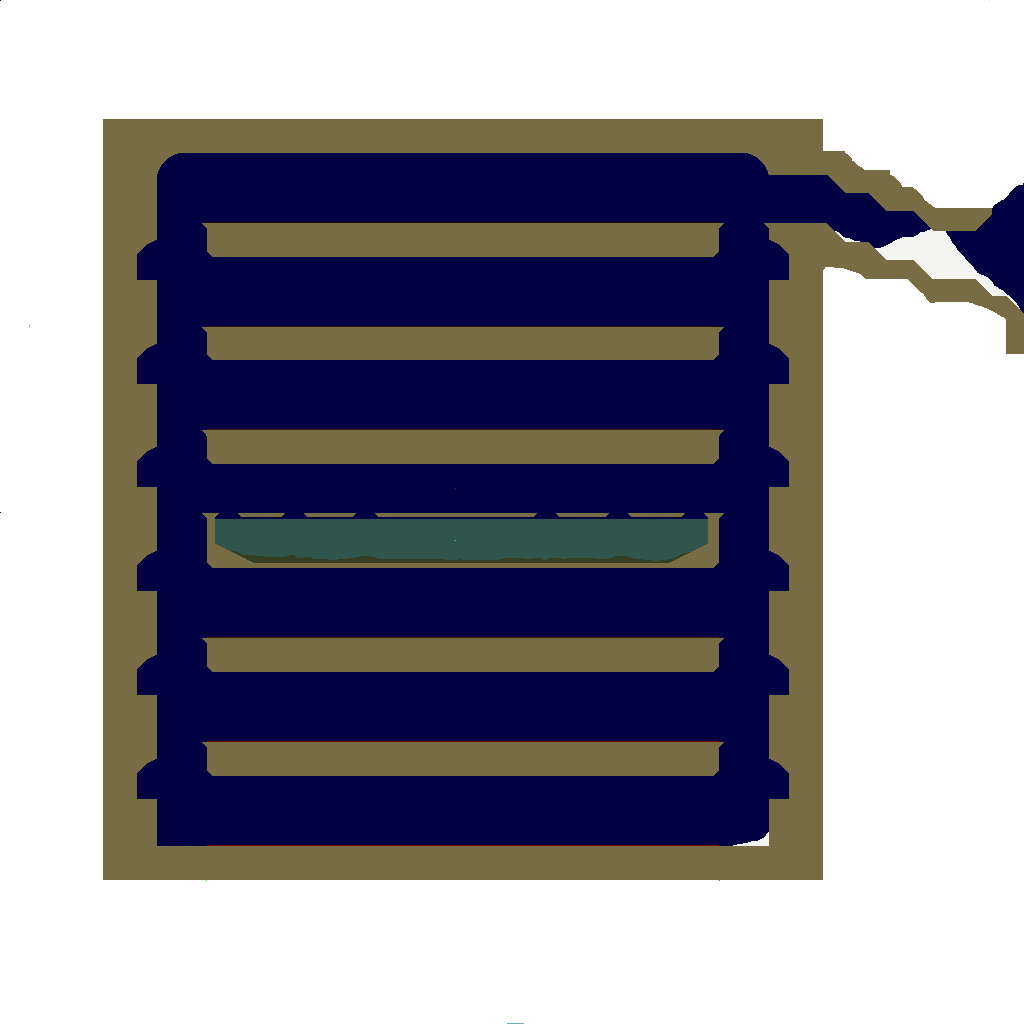
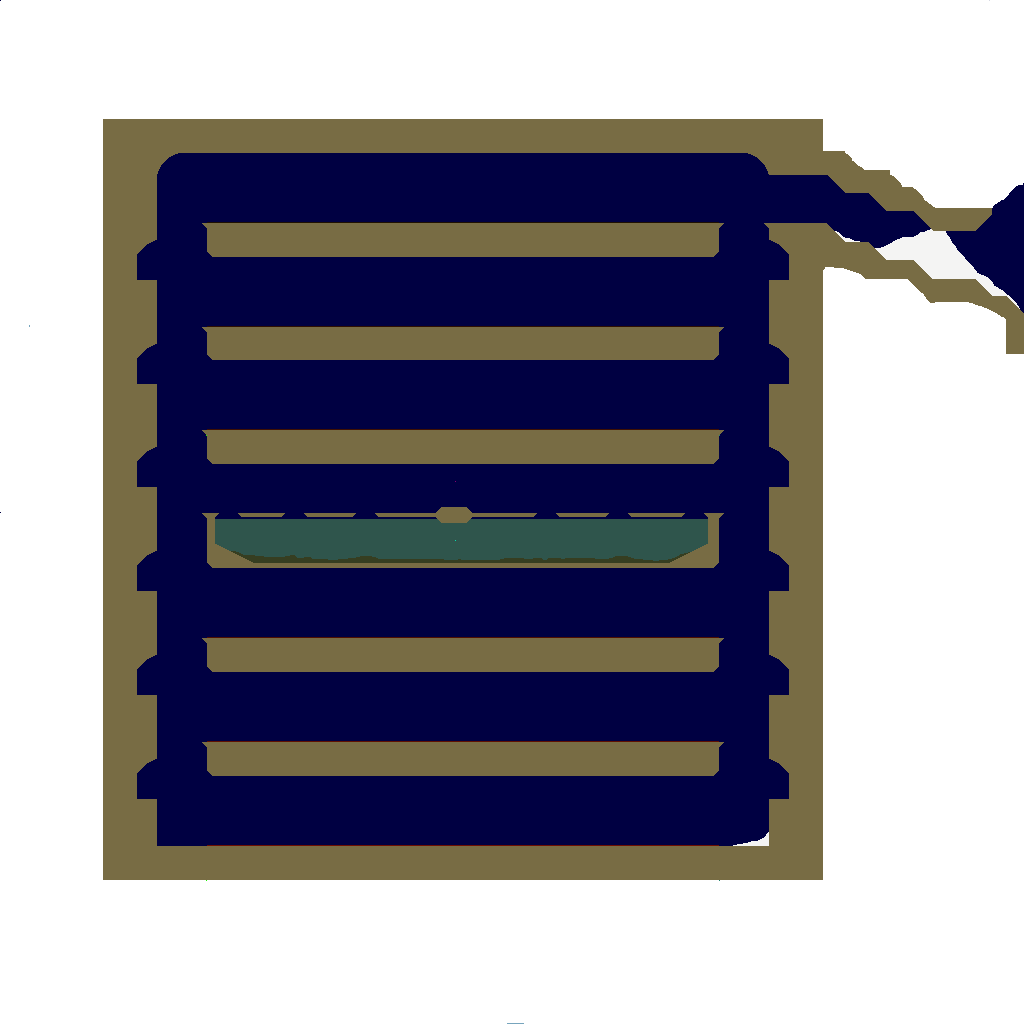
Revision of a layered 1024x1024 image; what changed, layer by layer:
painted on "Layer copy" over [436, 481, 472, 523]
